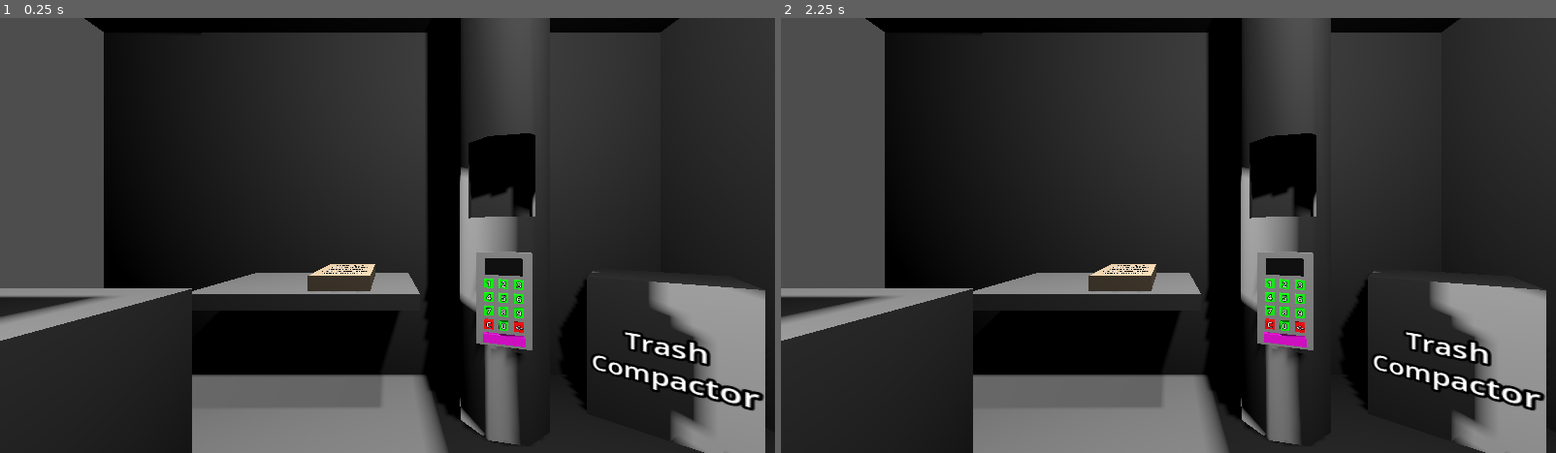
Above: before the commit, frames 1-2 (left to right).
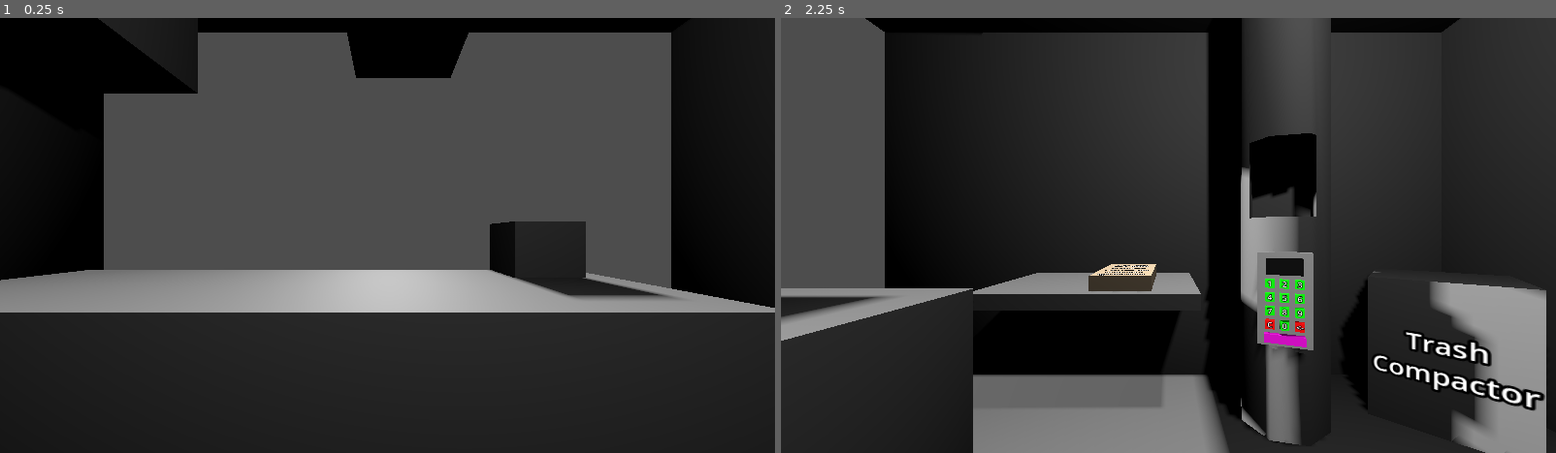
Above: after the commit, the same moments.

Repository: KristenKaiser/BadIdeas2026
Game: Godot game, scene res://Scenes/Main.tscn
Same seed, same stepped clock (60 frames per second), same inputs: the game is played once before the commit and once after it.
Inputs (mouse positions are in pixels of both pictures, inside the frame that each line leads up to):
- Up to frame 1 (0.25 s): no input
- Up to frame 2 (2.25 s): tap Enter at 0.5, 2 s; move the mouse to (1339, 213) at 0.52 s; hold Right (ui_right) 0.53-1.28 s; click (1339, 213) at 0.67 s; tap Space at 1.25 s; move the mouse to (1013, 257) at 1.27 s; hold Left (ui_left) 1.28-2.03 s; click (1013, 257) at 1.42 s; move the mouse to (1246, 139) at 2.02 s; hold Right (ui_right) from 2.03 s (still down); click (1246, 139) at 2.17 s

The runs differ from the first frame. In frame 1, 70% of the frame differs, in the area x 0-100%, y 0-100%; in frame 2, 0.1%.

Commit message:
main camera controls implemented

Diff:
--- a/bad-ideas-game-jam-2026/Scenes/Main.tscn
+++ b/bad-ideas-game-jam-2026/Scenes/Main.tscn
@@ -1,8 +1,9 @@
-[gd_scene load_steps=9 format=3 uid="uid://d0nk4t02xe8ik"]
+[gd_scene load_steps=10 format=3 uid="uid://d0nk4t02xe8ik"]
 
 [ext_resource type="PackedScene" uid="uid://uvo3k3alfmfd" path="res://Scenes/food_can.tscn" id="1_kln2b"]
 [ext_resource type="PackedScene" uid="uid://ccmmb1u17r8a0" path="res://Scenes/keypad.tscn" id="1_r150o"]
 [ext_resource type="Script" uid="uid://dxx1jykm0t1k6" path="res://Scripts/main.gd" id="1_v1gob"]
+[ext_resource type="Script" uid="uid://ojqvaarbbc86" path="res://Scripts/main_camera.gd" id="2_jw32o"]
 [ext_resource type="PackedScene" uid="uid://dg21mddb1l2b5" path="res://Scenes/Water.tscn" id="2_rgh2o"]
 [ext_resource type="PackedScene" uid="uid://dc2ar543euyj6" path="res://Scenes/catalogue.tscn" id="3_pbw6q"]
 [ext_resource type="Script" uid="uid://cd6s54ejg8gtm" path="res://Scripts/order_tube.gd" id="3_rgh2o"]
@@ -31,6 +32,7 @@
 
 [node name="Camera3D" type="Camera3D" parent="."]
 transform = Transform3D(1.5893256e-08, 0, -1, 0, 1, 0, 1, 0, 1.5893256e-08, -0.3, 1.1, -0.9)
+script = ExtResource("2_jw32o")
 
 [node name="room" type="Node3D" parent="."]
 transform = Transform3D(1, 0, 0, 0, 1, 0, 0, 0, 1, 0, 1.2, -0.2)
@@ -142,25 +144,25 @@
 height = 0.65
 
 [node name="Label3D" type="Label3D" parent="Left/BubbleWrap"]
-transform = Transform3D(-0.48000002, 0, 8.742278e-08, 4.1962934e-08, -2.1855694e-08, 1, 1.834258e-15, 0.5, 4.371139e-08, 0.047999978, -0.29999998, 0.14999999)
+transform = Transform3D(-2.0981467e-08, 0, -1, -0.48000002, -2.1855692e-08, 4.371139e-08, -2.0981467e-08, 0.5, 3.5527137e-15, -0.15200001, 0.036000054, 0.05)
 text = "Bubble wrap"
 
 [node name="WrappingPaper1" type="CSGCylinder3D" parent="Left"]
-transform = Transform3D(-4.371139e-08, 1, 0, 4.371139e-08, 0, 1, 1, 4.371139e-08, -4.3711385e-08, -2.5249999, 0.049999915, 1)
+transform = Transform3D(-4.371139e-08, 1, 0, 4.371139e-08, 0, 1, 1, 4.371139e-08, -4.3711385e-08, -2.3874998, 0.049999952, 1)
 radius = 0.1
-height = 0.65
+height = 0.725
 
 [node name="Label3D2" type="Label3D" parent="Left/WrappingPaper1"]
-transform = Transform3D(-0.48000002, 0, 8.742278e-08, 4.1962934e-08, -2.1855694e-08, 1, 1.7763568e-15, 0.5, 4.371139e-08, 0.19199996, -0.29999992, 0.14999986)
-text = "wrapping paper blue"
+transform = Transform3D(-2.0981467e-08, 0, -1, -0.48000002, -2.1855692e-08, 4.371139e-08, -2.0981467e-08, 0.5, 3.5527137e-15, -0.10800004, -0.05999989, 0.049999867)
+text = "wrapping paper Blue"
 
 [node name="WrappingPaper2" type="CSGCylinder3D" parent="Left"]
-transform = Transform3D(-4.371139e-08, 1, 0, 4.371139e-08, 0, 1, 1, 4.371139e-08, -4.3711385e-08, -2.5249999, 0.34999996, 1)
+transform = Transform3D(-4.371139e-08, 1, 0, 4.371139e-08, 0, 1, 1, 4.371139e-08, -4.3711385e-08, -2.4374998, 0.3499999, 1)
 radius = 0.1
-height = 0.65
+height = 0.825
 
 [node name="Label3D3" type="Label3D" parent="Left/WrappingPaper2"]
-transform = Transform3D(-0.48000002, 0, 8.742278e-08, 4.1962934e-08, -2.1855694e-08, 1, 1.7763568e-15, 0.5, 4.371139e-08, 0.1919999, -0.29999992, 0.14999992)
+transform = Transform3D(-2.0981467e-08, 0, -1, -0.48000002, -2.1855692e-08, 4.371139e-08, -2.0981467e-08, 0.5, 3.5527137e-15, -0.10800011, -0.011999927, -7.681809e-08)
 text = "wrapping paper Red"
 
 [node name="Center" type="Node3D" parent="."]
--- a/bad-ideas-game-jam-2026/Scenes/catalogue.tscn
+++ b/bad-ideas-game-jam-2026/Scenes/catalogue.tscn
@@ -27,7 +27,8 @@
 69128 - Banana
 07590 - Bread
 71411 - EggPLant
-63389 - Sauce"
+63389 - Sauce
+right click to exit "
 
 [node name="Camera3D" type="Camera3D" parent="."]
 transform = Transform3D(4.2909605e-08, 1.4398079, 6.383236e-08, 7.101007e-08, -4.4241847e-07, 9.979227, 2.5854013, -7.705094e-08, -1.8397172e-08, -2.3600288e-08, 4.9896135, 0)
--- a/bad-ideas-game-jam-2026/Scripts/Merchandise.gd
+++ b/bad-ideas-game-jam-2026/Scripts/Merchandise.gd
@@ -2,6 +2,7 @@
 class_name Merchandise
 
 var object_mesh : MeshInstance3D
+var is_held : bool = false
 
 func _ready() -> void:
 	Global.merch_manager.add_merch(self)
@@ -22,7 +23,14 @@
 func _on_area_3d_input_event(_camera: Node, event: InputEvent, _event_position: Vector3, _normal: Vector3, _shape_idx: int):
 	if event is InputEventMouseButton:
 		if event.button_index == MOUSE_BUTTON_LEFT and event.pressed:
-			Global.camera_manager.hold_item(self, object_mesh)
+			select_object()
 
 func get_mesh()-> MeshInstance3D:
 	return object_mesh
+
+func select_object():
+	if is_held:
+		pass
+	else:
+		is_held = true
+		Global.camera_manager.hold_item(self, object_mesh)
--- /dev/null
+++ b/bad-ideas-game-jam-2026/Scripts/main_camera.gd
@@ -0,0 +1,10 @@
+extends Camera3D
+
+func _ready() -> void:
+	rotation_degrees.y = 0
+
+func _unhandled_input(event: InputEvent):
+	if event.is_action_pressed("ui_right")and rotation_degrees.y >= 0:
+		rotation_degrees.y -= 90
+	elif event.is_action_pressed("ui_left") and rotation_degrees.y <= 0:
+		rotation_degrees.y += 90
--- a/bad-ideas-game-jam-2026/Scripts/order_tube.gd
+++ b/bad-ideas-game-jam-2026/Scripts/order_tube.gd
@@ -1,13 +1,13 @@
 extends CSGCylinder3D
 @export var deposit : Node3D
 @export var keypad : KeyPad
-const Merchandise = preload("uid://8d86k6wj4m5x")
+const Merchandise_script = preload("uid://8d86k6wj4m5x")
 
 func _ready() -> void:
 	keypad.order_item.connect(order_item)
 
 func order_item(item : PackedScene):
 	var new_item : Node3D = item.instantiate()
-	new_item.set_script(Merchandise)
+	new_item.set_script(Merchandise_script)
 	deposit.add_child(new_item)
 	#new_item.position = deposit.position
--- a/bad-ideas-game-jam-2026/project.godot
+++ b/bad-ideas-game-jam-2026/project.godot
@@ -23,3 +23,38 @@
 
 pickupable=""
 dropable=""
+
+[input]
+
+ui_left={
+"deadzone": 0.5,
+"events": [Object(InputEventKey,"resource_local_to_scene":false,"resource_name":"","device":0,"window_id":0,"alt_pressed":false,"shift_pressed":false,"ctrl_pressed":false,"meta_pressed":false,"pressed":false,"keycode":4194319,"physical_keycode":0,"key_label":0,"unicode":0,"location":0,"echo":false,"script":null)
+, Object(InputEventJoypadButton,"resource_local_to_scene":false,"resource_name":"","device":0,"button_index":13,"pressure":0.0,"pressed":false,"script":null)
+, Object(InputEventJoypadMotion,"resource_local_to_scene":false,"resource_name":"","device":0,"axis":0,"axis_value":-1.0,"script":null)
+, Object(InputEventKey,"resource_local_to_scene":false,"resource_name":"","device":-1,"window_id":0,"alt_pressed":false,"shift_pressed":false,"ctrl_pressed":false,"meta_pressed":false,"pressed":false,"keycode":0,"physical_keycode":65,"key_label":0,"unicode":97,"location":0,"echo":false,"script":null)
+]
+}
+ui_right={
+"deadzone": 0.5,
+"events": [Object(InputEventKey,"resource_local_to_scene":false,"resource_name":"","device":0,"window_id":0,"alt_pressed":false,"shift_pressed":false,"ctrl_pressed":false,"meta_pressed":false,"pressed":false,"keycode":4194321,"physical_keycode":0,"key_label":0,"unicode":0,"location":0,"echo":false,"script":null)
+, Object(InputEventJoypadButton,"resource_local_to_scene":false,"resource_name":"","device":0,"button_index":14,"pressure":0.0,"pressed":false,"script":null)
+, Object(InputEventJoypadMotion,"resource_local_to_scene":false,"resource_name":"","device":0,"axis":0,"axis_value":1.0,"script":null)
+, Object(InputEventKey,"resource_local_to_scene":false,"resource_name":"","device":0,"window_id":0,"alt_pressed":false,"shift_pressed":false,"ctrl_pressed":false,"meta_pressed":false,"pressed":false,"keycode":0,"physical_keycode":68,"key_label":0,"unicode":0,"location":0,"echo":false,"script":null)
+]
+}
+ui_up={
+"deadzone": 0.5,
+"events": [Object(InputEventKey,"resource_local_to_scene":false,"resource_name":"","device":0,"window_id":0,"alt_pressed":false,"shift_pressed":false,"ctrl_pressed":false,"meta_pressed":false,"pressed":false,"keycode":4194320,"physical_keycode":0,"key_label":0,"unicode":0,"location":0,"echo":false,"script":null)
+, Object(InputEventJoypadButton,"resource_local_to_scene":false,"resource_name":"","device":0,"button_index":11,"pressure":0.0,"pressed":false,"script":null)
+, Object(InputEventJoypadMotion,"resource_local_to_scene":false,"resource_name":"","device":0,"axis":1,"axis_value":-1.0,"script":null)
+, Object(InputEventKey,"resource_local_to_scene":false,"resource_name":"","device":-1,"window_id":0,"alt_pressed":false,"shift_pressed":false,"ctrl_pressed":false,"meta_pressed":false,"pressed":false,"keycode":0,"physical_keycode":87,"key_label":0,"unicode":119,"location":0,"echo":false,"script":null)
+]
+}
+ui_down={
+"deadzone": 0.5,
+"events": [Object(InputEventKey,"resource_local_to_scene":false,"resource_name":"","device":0,"window_id":0,"alt_pressed":false,"shift_pressed":false,"ctrl_pressed":false,"meta_pressed":false,"pressed":false,"keycode":4194322,"physical_keycode":0,"key_label":0,"unicode":0,"location":0,"echo":false,"script":null)
+, Object(InputEventJoypadButton,"resource_local_to_scene":false,"resource_name":"","device":0,"button_index":12,"pressure":0.0,"pressed":false,"script":null)
+, Object(InputEventJoypadMotion,"resource_local_to_scene":false,"resource_name":"","device":0,"axis":1,"axis_value":1.0,"script":null)
+, Object(InputEventKey,"resource_local_to_scene":false,"resource_name":"","device":-1,"window_id":0,"alt_pressed":false,"shift_pressed":false,"ctrl_pressed":false,"meta_pressed":false,"pressed":false,"keycode":0,"physical_keycode":83,"key_label":0,"unicode":115,"location":0,"echo":false,"script":null)
+]
+}
Not shown, added: bad-ideas-game-jam-2026/Scripts/main_camera.gd.uid
